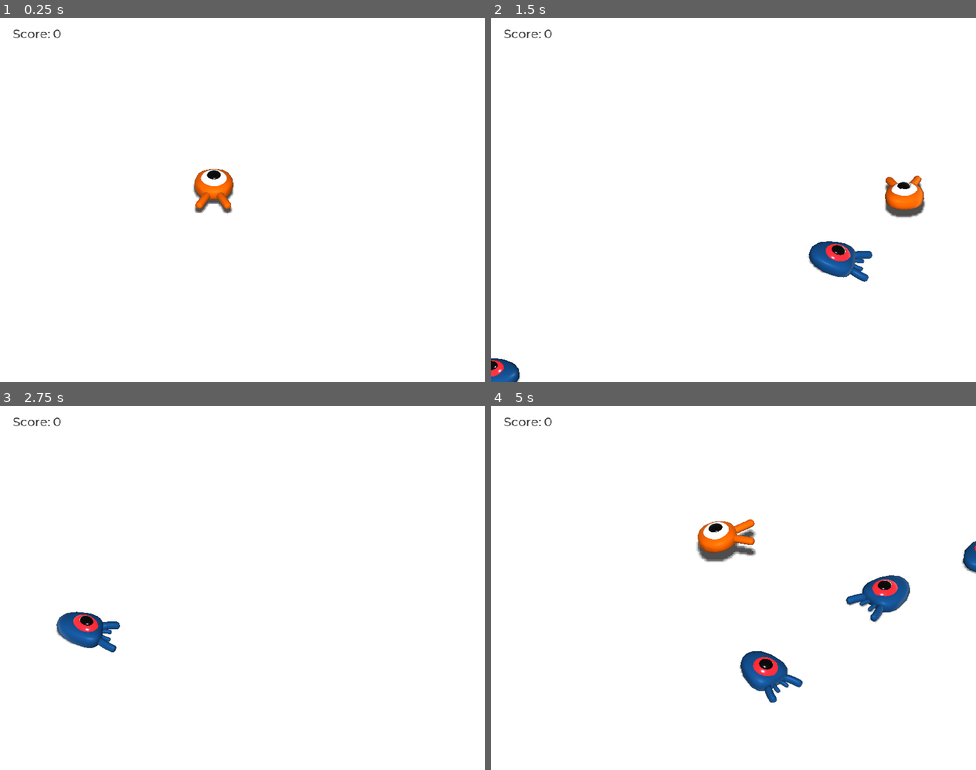
Above: before the commit, frames 1-4 (two rows, left to right).
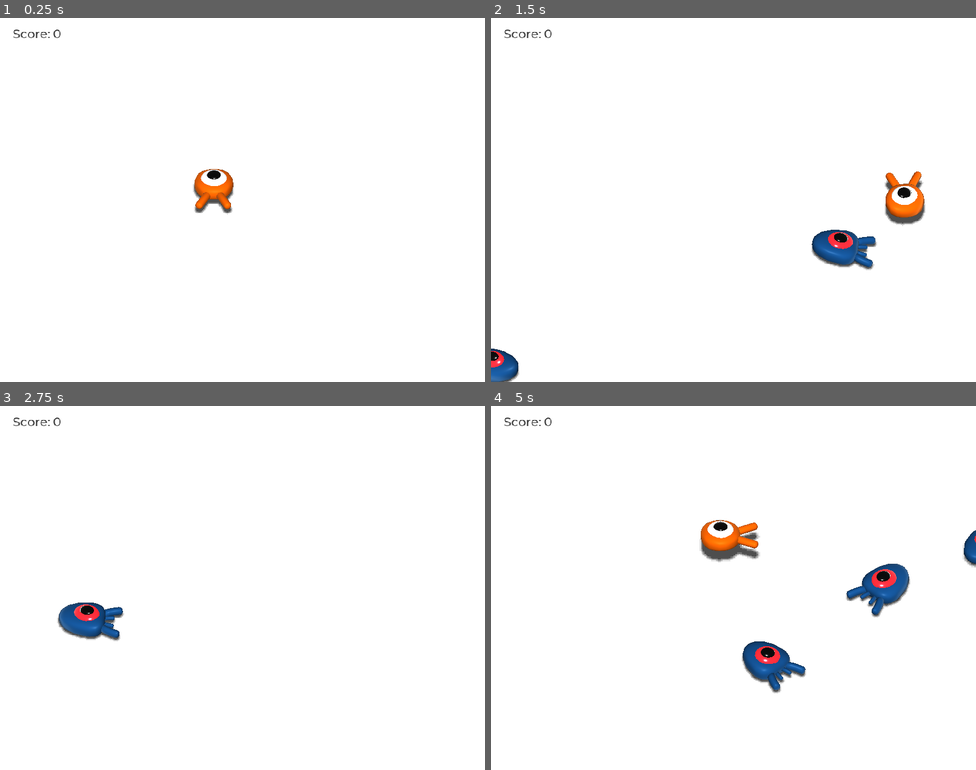
Above: after the commit, the same moments.

Repository: telmotrooper/squash-the-creeps
Game: Godot game, scene res://Main.tscn
Two runs of this game, one before a commit and one after it. Both use one fixed random seed, a clock stepped at 60 frames per second and the inputs below.
Inputs:
- Up to frame 1 (0.25 s): no input
- Up to frame 2 (1.5 s): tap Enter (ui_accept) at 0.5 s; hold Right (move_right) 0.53-1.28 s; hold Space (jump) 0.53-1.28 s; hold Down (move_back) from 1.28 s (still down); tap Space (jump) at 1.35 s
- Up to frame 3 (2.75 s): tap Space (jump) at 1.52, 1.82 s; release Down (move_back) at 2.03 s; hold Right (move_right) from 2.03 s (still down); hold Space (jump) from 2.03 s (still down)
- Up to frame 4 (5 s): release Right (move_right) at 2.78 s; release Space (jump) at 2.78 s; hold Up (move_forward) 2.78-3.53 s; tap Space (jump) at 2.85, 3.02, 3.32, 4.35, 4.52, 4.82 s; hold Space (jump) 3.53-4.28 s; hold Left (move_left) from 3.53 s (still down)

The runs differ from the first frame. In frame 2, 2.5% of the frame differs, in the area x 0-90%, y 42-100%; in frame 3, 1.2%; in frame 4, 3.4%, in the area x 42-100%, y 31-82%.

Commit message:
Enemies use same animation as players

Diff:
--- a/Mob.tscn
+++ b/Mob.tscn
@@ -1,10 +1,38 @@
-[gd_scene load_steps=4 format=2]
+[gd_scene load_steps=5 format=2]
 
 [ext_resource path="res://art/mob.glb" type="PackedScene" id=1]
 [ext_resource path="res://Mob.gd" type="Script" id=2]
 
-[sub_resource type="BoxShape" id=1]
+[sub_resource type="BoxShape" id=4]
 extents = Vector3( 1, 1.20057, 1 )
+
+[sub_resource type="Animation" id=3]
+resource_name = "float"
+loop = true
+tracks/0/type = "value"
+tracks/0/path = NodePath("Pivot/Character:translation")
+tracks/0/interp = 1
+tracks/0/loop_wrap = true
+tracks/0/imported = false
+tracks/0/enabled = true
+tracks/0/keys = {
+"times": PoolRealArray( 0.3, 0.9 ),
+"transitions": PoolRealArray( 0.3, 1 ),
+"update": 0,
+"values": [ Vector3( 0, 0.478475, 0 ), Vector3( 0.0319214, 0.819586, -0.00259554 ) ]
+}
+tracks/1/type = "value"
+tracks/1/path = NodePath("Pivot/Character:rotation_degrees")
+tracks/1/interp = 1
+tracks/1/loop_wrap = true
+tracks/1/imported = false
+tracks/1/enabled = true
+tracks/1/keys = {
+"times": PoolRealArray( 0.1, 0.3, 0.4, 0.7, 0.9 ),
+"transitions": PoolRealArray( 1, 1, 1, 1, 1 ),
+"update": 0,
+"values": [ Vector3( -9.551, 0, 0 ), Vector3( 0.622502, 0, 0 ), Vector3( 11.4967, 2.98079, -0.603191 ), Vector3( 0.582003, 0, 0 ), Vector3( -10.1282, 2.65537, -0.69615 ) ]
+}
 
 [node name="Mob" type="KinematicBody" groups=[
 "mobs",
@@ -15,13 +43,17 @@
 [node name="Pivot" type="Spatial" parent="."]
 transform = Transform( 1, 0, 0, 0, 1, 0, 0, 0, 1, 0, 0.354281, 0 )
 
-[node name="mob" parent="Pivot" instance=ExtResource( 1 )]
+[node name="Character" parent="Pivot" instance=ExtResource( 1 )]
 
 [node name="CollisionShape" type="CollisionShape" parent="."]
 transform = Transform( 1, 0, 0, 0, 0.54, 0, 0, 0, 1.5, 0, 0.671283, 0.295466 )
-shape = SubResource( 1 )
+shape = SubResource( 4 )
 
 [node name="VisibilityNotifier" type="VisibilityNotifier" parent="."]
 transform = Transform( 1.21071, 0, 0, 0, 1, 0, 0, 0, 1.7127, 0, 0, 0.28548 )
 
+[node name="AnimationPlayer" type="AnimationPlayer" parent="."]
+autoplay = "float"
+anims/float = SubResource( 3 )
+
 [connection signal="screen_exited" from="VisibilityNotifier" to="." method="_on_VisibilityNotifier_screen_exited"]
--- a/Player.gd
+++ b/Player.gd
@@ -23,6 +23,9 @@
   if direction != Vector3.ZERO:
     direction = direction.normalized()
     $Pivot.look_at(translation + direction, Vector3.UP)
+    $AnimationPlayer.playback_speed = 3.0
+  else:
+    $AnimationPlayer.playback_speed = 1.0
 
   velocity.x = direction.x * speed
   velocity.z = direction.z * speed
@@ -43,6 +46,8 @@
         mob.squash()
         velocity.y = bounce_impulse
 
+  $Pivot.rotation.x = PI / 6.0 * velocity.y / jump_impulse
+
 func die():
   emit_signal("hit")
   queue_free()
--- a/Player.tscn
+++ b/Player.tscn
@@ -13,7 +13,7 @@
 resource_name = "float"
 loop = true
 tracks/0/type = "value"
-tracks/0/path = NodePath("Pivot/player:translation")
+tracks/0/path = NodePath("Pivot/Character:translation")
 tracks/0/interp = 1
 tracks/0/loop_wrap = true
 tracks/0/imported = false
@@ -25,13 +25,13 @@
 "values": [ Vector3( 0, 0.478475, 0 ), Vector3( 0.0319214, 0.819586, -0.00259554 ) ]
 }
 tracks/1/type = "value"
-tracks/1/path = NodePath("Pivot/player:rotation_degrees")
+tracks/1/path = NodePath("Pivot/Character:rotation_degrees")
 tracks/1/interp = 1
 tracks/1/loop_wrap = true
 tracks/1/imported = false
 tracks/1/enabled = true
 tracks/1/keys = {
-"times": PoolRealArray( 0.1, 0.3, 0.5, 0.7, 0.9 ),
+"times": PoolRealArray( 0.1, 0.3, 0.4, 0.7, 0.9 ),
 "transitions": PoolRealArray( 1, 1, 1, 1, 1 ),
 "update": 0,
 "values": [ Vector3( -9.551, 0, 0 ), Vector3( 0.622502, 0, 0 ), Vector3( 11.4967, 2.98079, -0.603191 ), Vector3( 0.582003, 0, 0 ), Vector3( -10.1282, 2.65537, -0.69615 ) ]
@@ -43,8 +43,8 @@
 
 [node name="Pivot" type="Spatial" parent="."]
 
-[node name="player" parent="Pivot" instance=ExtResource( 1 )]
-transform = Transform( 0.999571, 0.00884626, 0.0278998, -0.00564651, 0.993607, -0.112747, -0.0287189, 0.112541, 0.993232, 0.0284655, 0.782657, -0.00231455 )
+[node name="Character" parent="Pivot" instance=ExtResource( 1 )]
+transform = Transform( 0.999737, 0.00211386, 0.0228295, -0.00598565, 0.985271, 0.170891, -0.022132, -0.170982, 0.985025, 0.023941, 0.734308, -0.00194666 )
 
 [node name="CollisionShape" type="CollisionShape" parent="."]
 transform = Transform( 1, 0, 0, 0, 1, 0, 0, 0, 1.425, 0, 0.785568, 0.44 )
